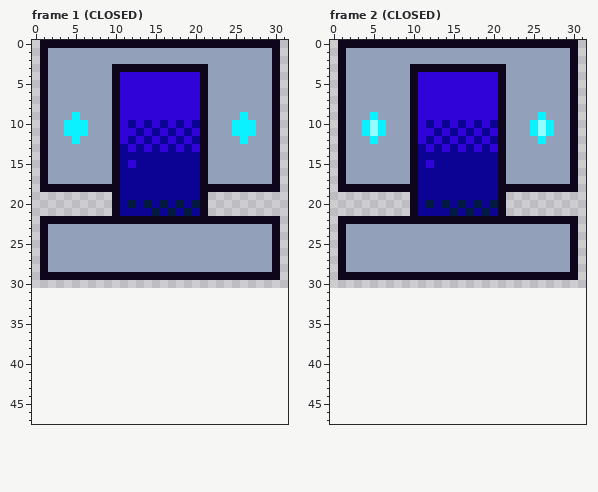
One commit to this pixel-art file: public/assets/sprites/door_single_east-west.aseprite. That is the earlier state.
32x32 pixels, 13 frames. Shown: frame 1 (CLOSED), frame 2 (CLOSED). The old version is drawn lined up with the new one, on the new canvas. The commit also changed other frames, which this record leaves out.
The same view after the edit:
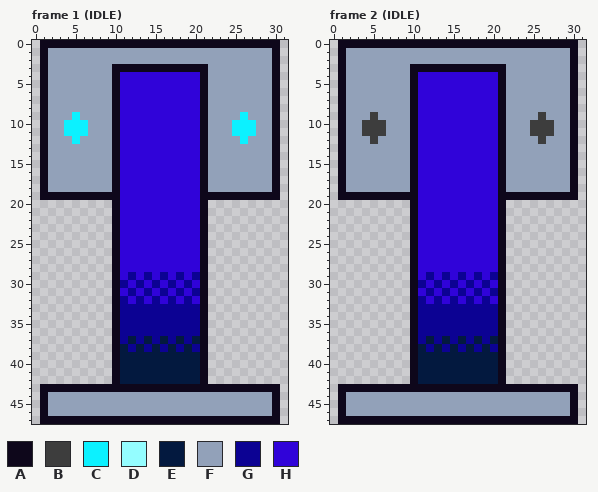
Palette (. is transparent): A #0e071b  B #3d3d3d  C #0cf1ff  D #94fdff  E #03193f  F #92a1b9  G #0c0293  H #3003d9
Diff:
canvas 32x32 -> 32x48, the old top-left corner now at 0,-1 (the part of the old canvas that was cut away was empty and is not shown)
Changed rows in their new state; - is an unchanged pixel.
Frame 1 (IDLE):
first column x 1:
10 -----------H-H-H-H-H----------
11 ------------H-H-H-H-----------
12 -----------H-H-H-H-H----------
13 ----------H-H-H-H-H-----------
14 ----------HHHHHHHHHH----------
15 ----------H-HHHHHHHH----------
16 ----------HHHHHHHHHH----------
17 ----------HHHHHHHHHH----------
18 -FFFFFFFF-HHHHHHHHHH-FFFFFFFF-
19 AAAAAAAAA-HHHHHHHHHH-AAAAAAAAA
20 ----------HHHHHHHHHH----------
21 ----------HHHHHHHHHH----------
22 .........-HHHHHHHHHH-.........
23 .........AHHHHHHHHHHA.........
24 .........AHHHHHHHHHHA.........
25 .........AHHHHHHHHHHA.........
26 .........AHHHHHHHHHHA.........
27 .........AHHHHHHHHHHA.........
28 .........AHHHHHHHHHHA.........
29 .........-HGHGHGHGHG-.........
30 ---------AGHGHGHGHGHA---------
31 ---------AHGHGHGHGHGA---------
32 ---------AGHGHGHGHGHA---------
33 ---------AGGGGGGGGGGA---------
34 ---------AGGGGGGGGGGA---------
35 ---------AGGGGGGGGGGA---------
36 ---------AGGGGGGGGGGA---------
37 ---------AGEGEGEGEGEA---------
38 ---------AEGEGEGEGEGA---------
39 ---------AEEEEEEEEEEA---------
40 ---------AEEEEEEEEEEA---------
41 ---------AEEEEEEEEEEA---------
42 ---------AEEEEEEEEEEA---------
43 AAAAAAAAAAAAAAAAAAAAAAAAAAAAAA
44 AFFFFFFFFFFFFFFFFFFFFFFFFFFFFA
45 AFFFFFFFFFFFFFFFFFFFFFFFFFFFFA
46 AFFFFFFFFFFFFFFFFFFFFFFFFFFFFA
47 AAAAAAAAAAAAAAAAAAAAAAAAAAAAAA
Frame 2 (IDLE):
first column x 1:
 9 ----B--------------------B----
10 ---BBB-----H-H-H-H-H----BBB---
11 ---BBB------H-H-H-H-----BBB---
12 ----B------H-H-H-H-H-----B----
13 ----------H-H-H-H-H-----------
14 ----------HHHHHHHHHH----------
15 ----------H-HHHHHHHH----------
16 ----------HHHHHHHHHH----------
17 ----------HHHHHHHHHH----------
18 -FFFFFFFF-HHHHHHHHHH-FFFFFFFF-
19 AAAAAAAAA-HHHHHHHHHH-AAAAAAAAA
20 ----------HHHHHHHHHH----------
21 ----------HHHHHHHHHH----------
22 .........-HHHHHHHHHH-.........
23 .........AHHHHHHHHHHA.........
24 .........AHHHHHHHHHHA.........
25 .........AHHHHHHHHHHA.........
26 .........AHHHHHHHHHHA.........
27 .........AHHHHHHHHHHA.........
28 .........AHHHHHHHHHHA.........
29 .........-HGHGHGHGHG-.........
30 ---------AGHGHGHGHGHA---------
31 ---------AHGHGHGHGHGA---------
32 ---------AGHGHGHGHGHA---------
33 ---------AGGGGGGGGGGA---------
34 ---------AGGGGGGGGGGA---------
35 ---------AGGGGGGGGGGA---------
36 ---------AGGGGGGGGGGA---------
37 ---------AGEGEGEGEGEA---------
38 ---------AEGEGEGEGEGA---------
39 ---------AEEEEEEEEEEA---------
40 ---------AEEEEEEEEEEA---------
41 ---------AEEEEEEEEEEA---------
42 ---------AEEEEEEEEEEA---------
43 AAAAAAAAAAAAAAAAAAAAAAAAAAAAAA
44 AFFFFFFFFFFFFFFFFFFFFFFFFFFFFA
45 AFFFFFFFFFFFFFFFFFFFFFFFFFFFFA
46 AFFFFFFFFFFFFFFFFFFFFFFFFFFFFA
47 AAAAAAAAAAAAAAAAAAAAAAAAAAAAAA
Changed places in both pictures, as pixel boxes (x1, y1, x2, y2):
changed: (40, 120, 280, 424)
changed: (338, 112, 578, 424)
